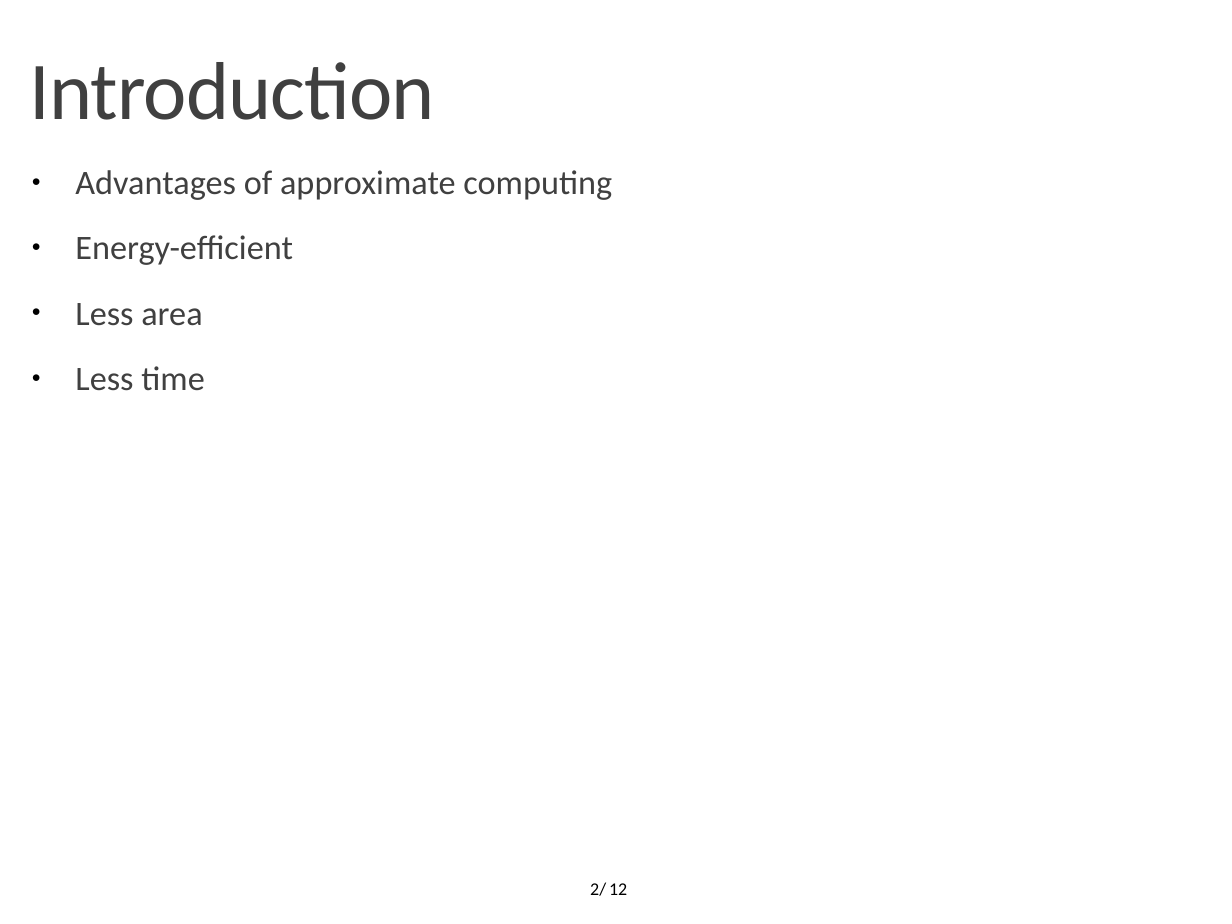
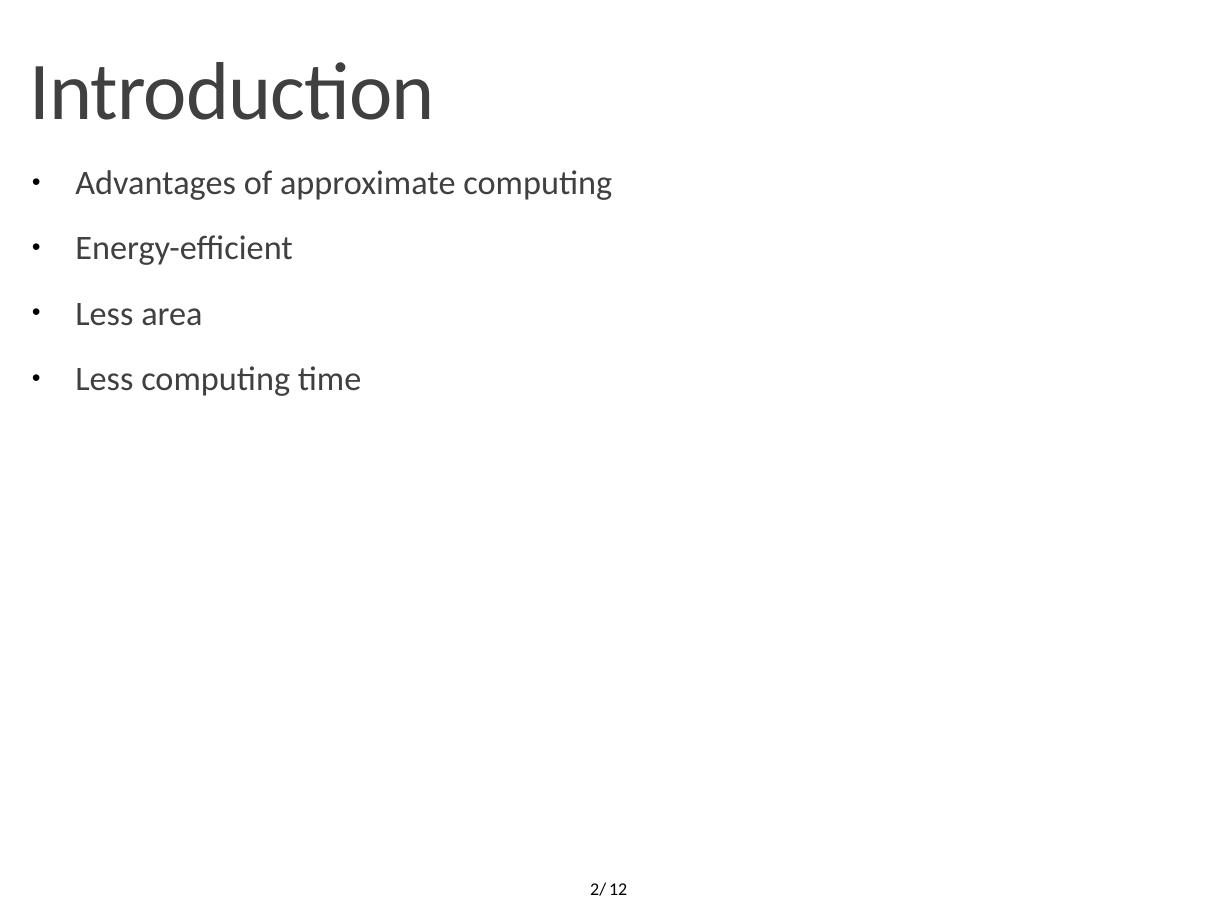
Before and after one commit to OrionLightning/Approximate-Circuit, a slide deck: slide 2 of Presentation Slides/Midterm 23-11-2021.pptx. Drawn at 1232x924 pixels with LibreOffice and Linux fonts; fonts in the diff are those of the drawing; background and template pictures are left out. Boxes give left, top, right and bottom in pixels: in the first picture for what was removed or moved away, otherwise in the second. Text is boxed around its words. In the diff, an @@ line names an element or a change of style, - is before the commit and + after.

```diff
--- a/Presentation Slides/Midterm 23-11-2021.pptx
+++ b/Presentation Slides/Midterm 23-11-2021.pptx
@@ text at bbox=[75, 366, 361, 396]: text changed @@
-● Less time
+● Less computing time
```
Also in this commit, not shown: 4 slides added, 1 slide removed.
